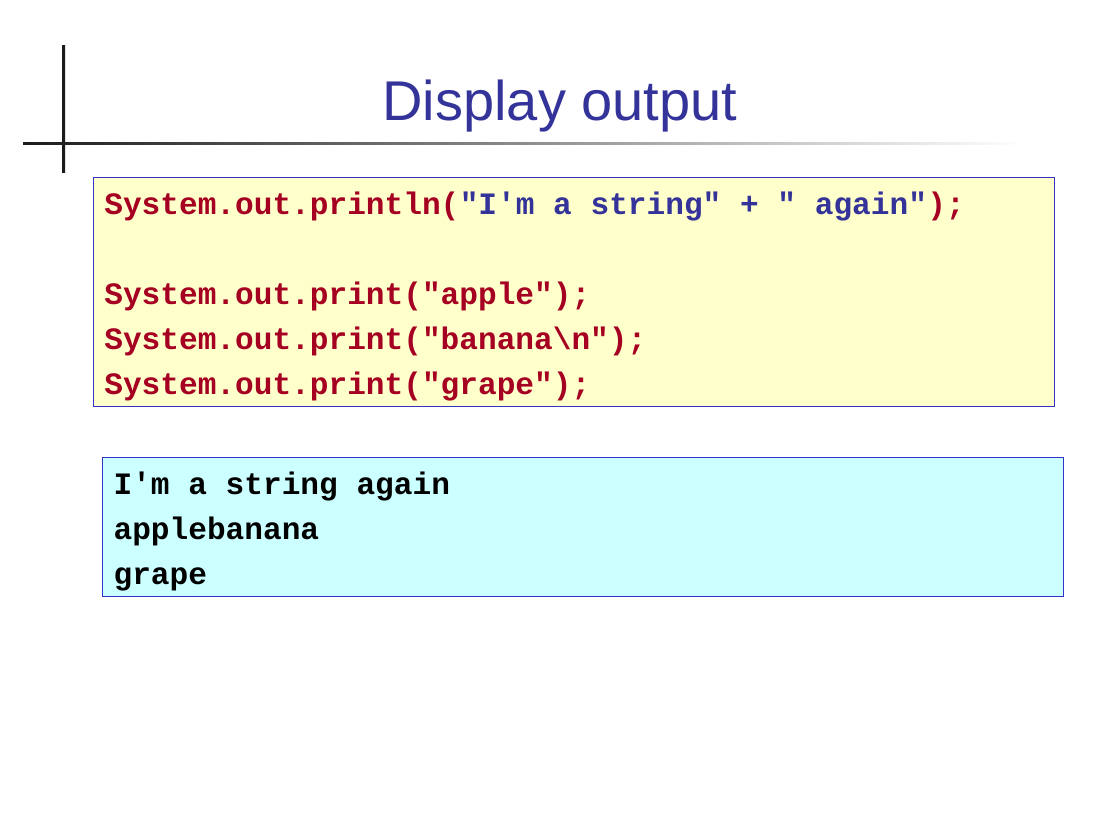
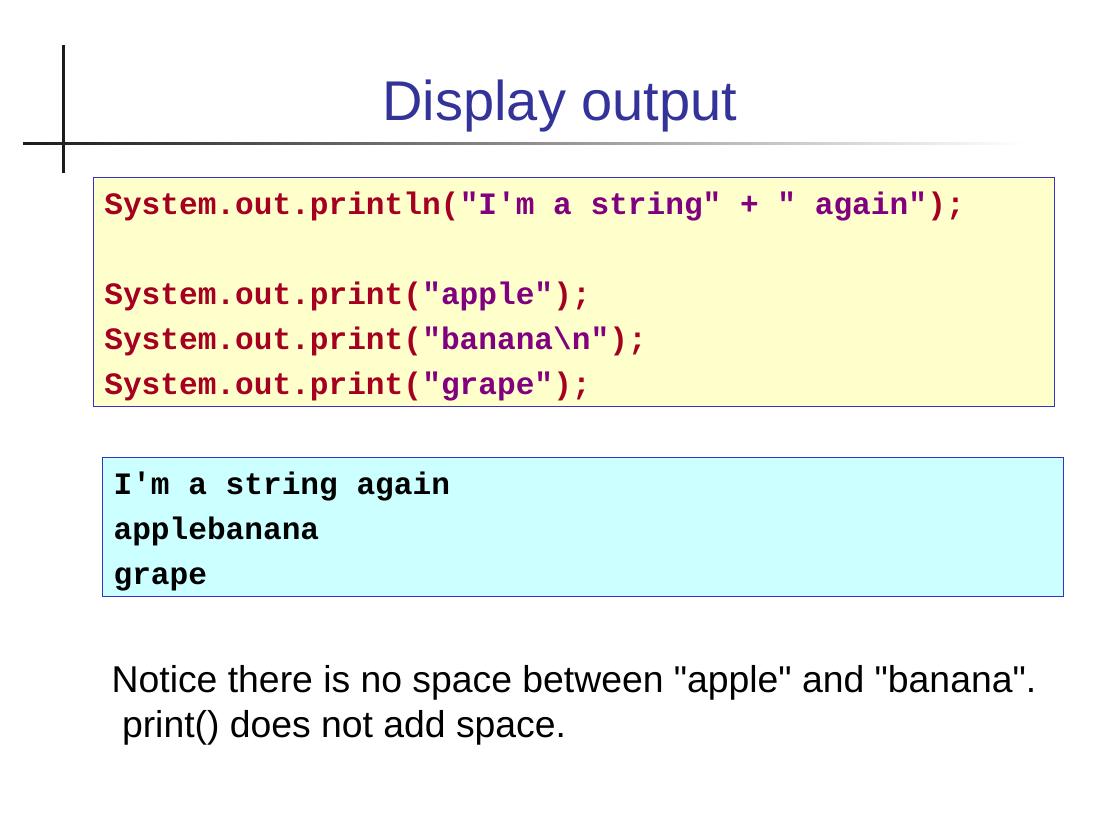
Before and after one commit to cpske/programming1, a slide deck: slide 54 of week2/X-Java-Basics.ppt. Drawn at 1120x840 pixels with LibreOffice and Linux fonts; fonts in the diff are those of the drawing. Boxes give left, top, right and bottom in pixels: in the first picture for what was removed or moved away, otherwise in the second. Text is boxed around its words. In the diff, an @@ line names an element or a change of style, - is before the commit and + after.

```diff
--- a/week2/X-Java-Basics.ppt
+++ b/week2/X-Java-Basics.ppt
@@ rectangle "System.out.println("I'm a string" + " ..." at (x1=93, y1=177, x2=1054, y2=407): text colour #333399 to #800080 in "System.out.println("I'm a string" + " again");"; text colour #A50021 to #800080 in "System.out.print("apple");", "System.out.print("banana\n");", "System.out.print("grape");" @@
@@ text added at (x1=112, y1=665, x2=1036, y2=744), 24 pt, text #000000 @@
+Notice there is no space between "apple" and "banana". print() does not add space.
```
Also in this commit, not shown: 21 other slides changed, 7 other files.
